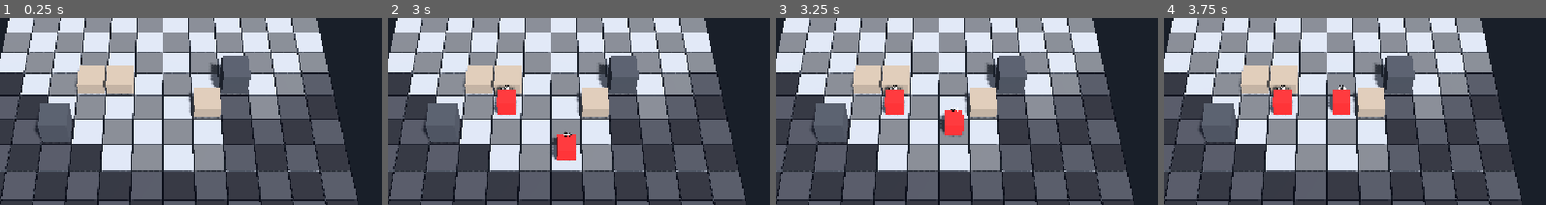
Above: before the commit, frames 1-4 (left to right).
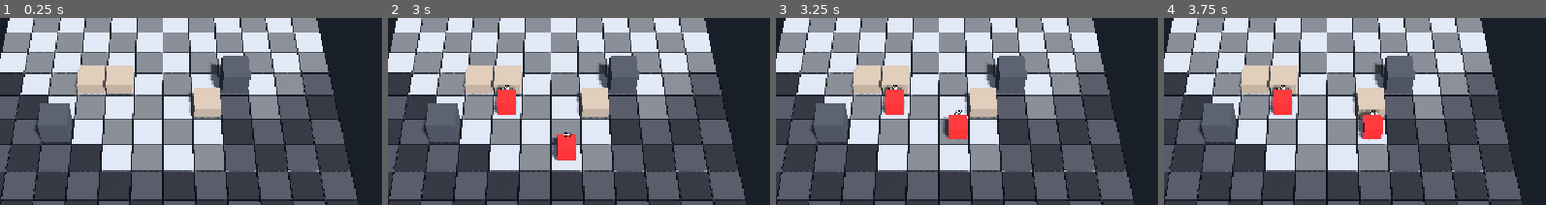
Above: after the commit, the same moments.

Repository: lcf-fernandes/codeName_Phantom1
Game: Godot game, scene res://scenes/tactical/maps/test_level.tscn
The game is run twice, just before and just after one commit, with the same random seed, the same clock (stepped at 60 frames per second) and the same inputs. This scene is started directly instead of the project's main scene.
Inputs (mouse positions are % of the whole screen's width and height, from its top left):
- Up to frame 1 (0.25 s): no input
- Up to frame 2 (3 s): tap Enter at 0.5, 1.35, 2.75 s; move the mouse to (72, 52) at 0.52 s; hold D 0.53-1.28 s; tap R at 0.6 s; click (72, 52) at 0.67 s; tap Space at 0.77, 1.25, 1.52 s; move the mouse to (30, 64) at 1.27 s; hold S 1.28-2.03 s; move the mouse to (60, 32) at 2.02 s; hold D 2.03-2.78 s; tap Keypad Enter at 2.1 s; move the mouse to (45, 81) at 2.77 s; hold W from 2.78 s (still down); tap 1 at 2.85 s; click (45, 81) at 2.92 s
- Up to frame 3 (3.25 s): keep holding W; tap Space at 3.02 s
- Up to frame 4 (3.75 s): move the mouse to (80, 75) at 3.52 s; release W at 3.53 s; hold A from 3.53 s (still down); tap 2 at 3.6 s
The pictures show only the part of the screen within x 29-79%, y 33-83%; the shares and areas given below are measured in that part.

Frames 1-2 are identical in both runs. In frame 3, 0.6% of the frame differs, in the area x 42-51%, y 47-65%; in frame 4, 1.7%, in the area x 42-58%, y 35-65%.

Commit message:
IA avanca usando cobertura quando nao pode atacar

Diff:
--- a/scripts/ai/enemy_ai.gd
+++ b/scripts/ai/enemy_ai.gd
@@ -22,6 +22,11 @@
 @export var scamper_min_distance: int = 3
 ## Espera no fim de cada scamper(), em segundos.
 @export var scamper_step_delay: float = 0.15
+## Na aproximação (nenhuma célula permite atacar), prefere cobertura entre as células quase tão perto
+## quanto a mais próxima. Falso mantém a regra de sempre (só a mais próxima).
+@export var smart_advance: bool = true
+## Quantas células a mais que a menor distância ao alvo ainda são aceitáveis na aproximação.
+@export var advance_slack: int = 2
 
 var _movement_range: MovementRange
 var _combat_calc: CombatCalc
@@ -288,6 +293,13 @@
 	var current_distance: int = _combat_calc.get_distance(enemy.cell, target.cell)
 	var reachable: Dictionary[Vector2i, int] = _movement_range.compute_reachable(enemy)
 
+	# Aproximação inteligente: se houver célula mais perto do alvo, escolhe com cobertura; senão, segue
+	# a regra de sempre abaixo.
+	if smart_advance:
+		var advance_cell: Vector2i = _choose_advance_destination(enemy, target, reachable, current_distance)
+		if advance_cell != enemy.cell:
+			return advance_cell
+
 	var found: bool = false
 	var best_cell: Vector2i = enemy.cell
 	var best_distance: int = current_distance
@@ -313,3 +325,34 @@
 	if cell.y != best_cell.y:
 		return cell.y < best_cell.y
 	return cell.x < best_cell.x
+
+
+# Candidatos: células alcançáveis (sem a atual) mais perto do alvo que a posição atual. Aceitáveis:
+# distância <= menor distância + advance_slack. Entre eles, a de melhor cobertura contra o alvo
+# (ALTA > BAIXA > NENHUMA); empate: menor distância, menor custo, menor y, menor x. Sem candidato,
+# devolve a célula atual (quem chama segue a regra de sempre).
+func _choose_advance_destination(enemy: Unit, target: Unit, reachable: Dictionary[Vector2i, int], current_distance: int) -> Vector2i:
+	var candidates: Array[Dictionary] = []
+	var best_distance: int = current_distance
+	for cell: Vector2i in reachable.keys():
+		var distance: int = _combat_calc.get_distance(cell, target.cell)
+		if distance >= current_distance:
+			continue
+		best_distance = mini(best_distance, distance)
+		candidates.append({
+			"cell": cell,
+			"cover": _cover_map.get_cover_against(cell, target.cell),
+			"distance": distance,
+			"cost": reachable[cell],
+		})
+	if candidates.is_empty():
+		return enemy.cell
+
+	var acceptable: Array[Dictionary] = []
+	for candidate: Dictionary in candidates:
+		var candidate_distance: int = candidate["distance"]
+		if candidate_distance <= best_distance + advance_slack:
+			acceptable.append(candidate)
+	acceptable.sort_custom(_option_is_better)
+	var chosen: Vector2i = acceptable[0]["cell"]
+	return chosen
